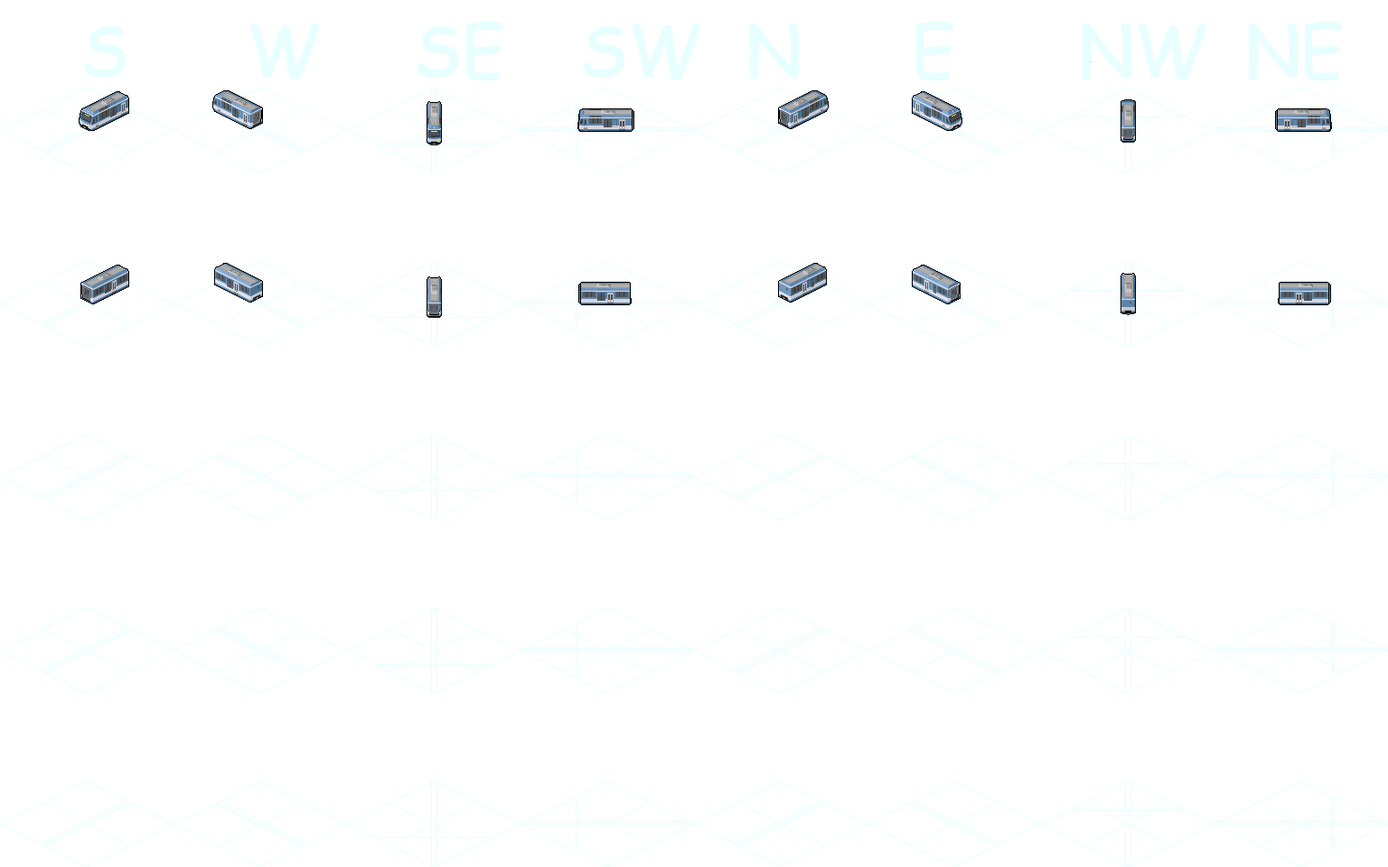
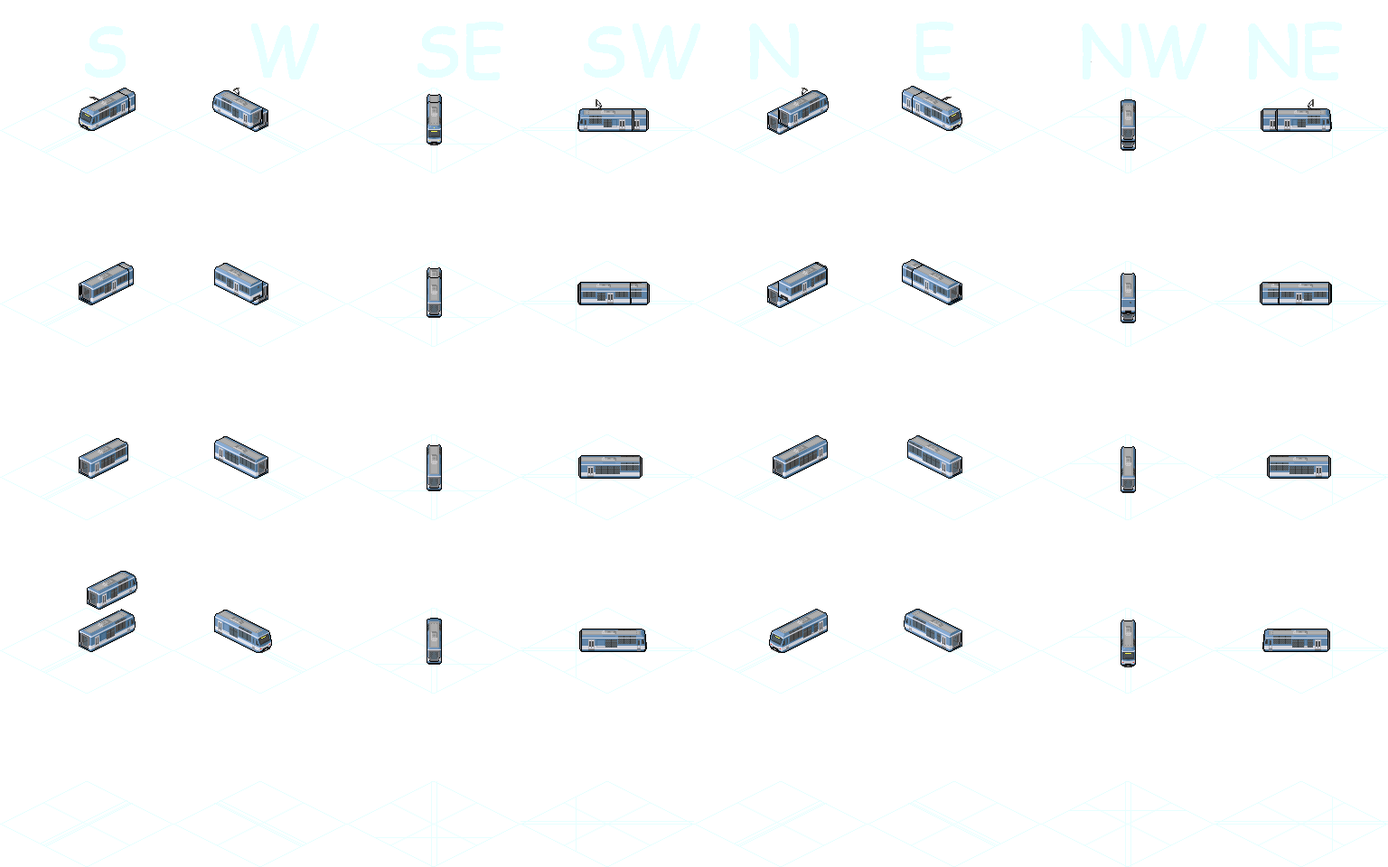
Comparing the layer stacks of the two 1388px x 867px images. Changes:
painted on "Gelenksteuerwagen" over bbox(221, 97, 933, 120)
showed "Komet kurze Fenster", painted on it over bbox(78, 85, 1332, 668)
